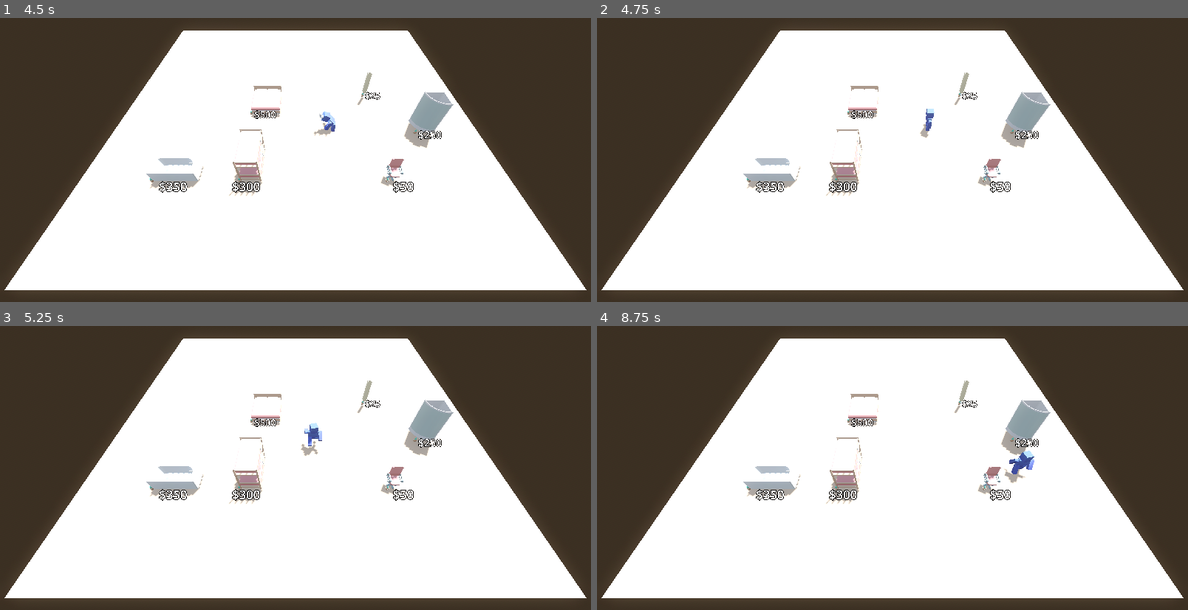
Above: before the commit, frames 1-4 (two rows, left to right).
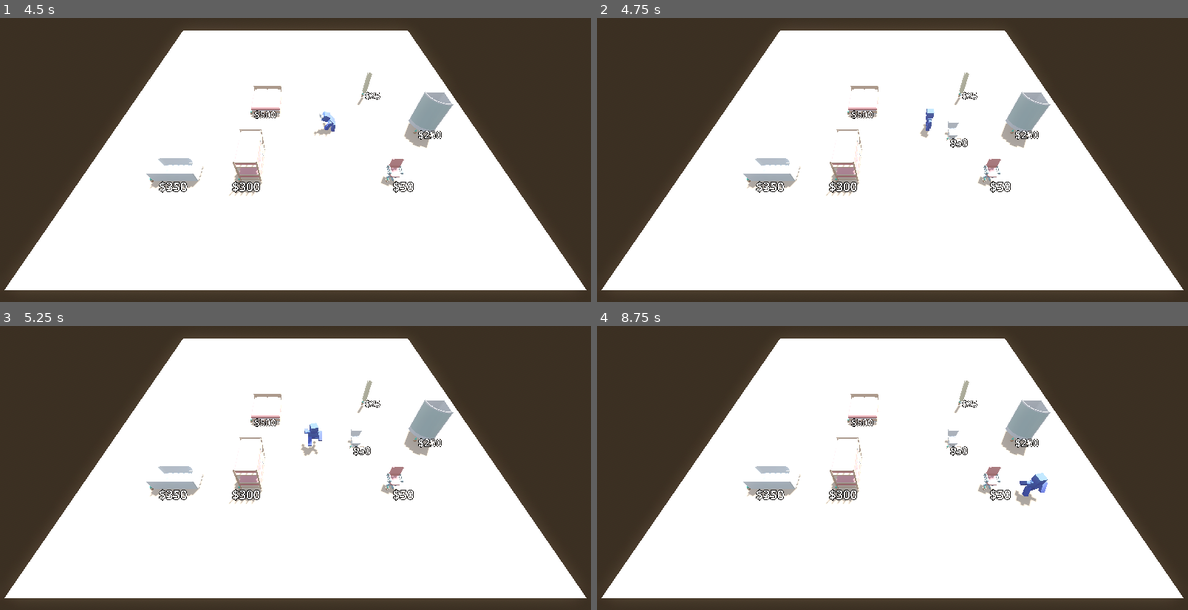
Above: after the commit, the same moments.

Repository: CamComDuck/HotelPrototype
Game: Godot game, scene res://room_builder/room_builder.tscn
The game is run twice, just before and just after one commit, with the same random seed, the same clock (stepped at 60 frames per second) and the same inputs.
Inputs:
- Up to frame 1 (4.5 s): tap Enter at 0.5 s; hold D (move_right) 0.53-1.28 s; tap E (interact) every 0.75 s from 0.6 to 4.35 s; hold S (move_back) 1.28-2.03 s; hold D (move_right) 2.03-2.78 s; hold W (move_forward) 2.78-3.53 s; hold A (move_left) from 3.53 s (still down)
- Up to frame 2 (4.75 s): keep holding A (move_left)
- Up to frame 3 (5.25 s): release A (move_left) at 5.03 s; hold S (move_back) from 5.03 s (still down); tap E (interact) at 5.1 s
- Up to frame 4 (8.75 s): release S (move_back) at 5.78 s; hold D (move_right) 5.78-6.53 s; tap E (interact) every 0.75 s from 5.85 to 8.1 s; hold W (move_forward) 6.53-7.28 s; hold D (move_right) 7.28-8.03 s; hold S (move_back) from 8.03 s (still down)

Frame 1 is identical in both runs. In frame 2, 0.1% of the frame differs, in the area x 58-63%, y 36-46%; in frame 3, 0.1%; in frame 4, 0.7%, in the area x 58-77%, y 36-64%.

Commit message:
Add placing furniture functionality to RoomBuilder

Diff:
--- a/project/character/character.gd
+++ b/project/character/character.gd
@@ -1,11 +1,12 @@
 class_name Character
 extends CharacterBody3D
 
-signal furniture_placed (furniture_placed : Furniture, position_placed : Vector3)
+signal furniture_placed (furniture_placed : FurnitureType, position_placed : Vector3)
 
 const SPEED := 20.0
 
 var interacting_furniture : Furniture
+var carrying_furniture : FurnitureType
 var last_direction : Vector3
 var allow_movement := true
 
@@ -25,7 +26,7 @@
 		interacting_furniture = null
 
 	if Input.is_action_just_pressed("interact"):
-		if interacting_furniture != null:
+		if interacting_furniture != null and carrying_furniture == null:
 			figurine.play_animation("pick-up")
 			allow_movement = false
 			await figurine.animation_finished
@@ -36,6 +37,8 @@
 			hand_model.scale = Vector3(0.5, 0.5, 0.5)
 			carrying_marker.add_child(hand_model)
 			figurine.play_animation("holding-both")
+
+			carrying_furniture = interacting_furniture.furniture_type
 			interacting_furniture.queue_free()
 			interacting_furniture = null
 
@@ -45,9 +48,10 @@
 			await figurine.animation_finished
 
 			# Put furniture down
-			furniture_placed.emit(carrying_marker.get_child(0), global_position)
+			furniture_placed.emit(carrying_furniture, global_position)
 			carrying_marker.get_child(0).queue_free()
 			allow_movement = true
+			carrying_furniture = null
 
 
 func handle_movement(delta : float) -> void:
--- /dev/null
+++ b/project/room_builder/room_builder.gd
@@ -0,0 +1,13 @@
+class_name RoomBuilder
+extends Node3D
+
+var furniture := preload("res://furniture/furniture.tscn") as PackedScene
+
+
+func _on_character_furniture_placed(furniture_placed: FurnitureType, position_placed: Vector3) -> void:
+	var new_furniture := furniture.instantiate() as Furniture
+	new_furniture.furniture_type = furniture_placed
+
+	add_child(new_furniture)
+	new_furniture.global_position.x = position_placed.x + 5
+	new_furniture.global_position.z = position_placed.z + 5
--- a/project/room_builder/room_builder.tscn
+++ b/project/room_builder/room_builder.tscn
@@ -1,6 +1,7 @@
-[gd_scene load_steps=15 format=3 uid="uid://bbw1tk7vh0mdi"]
+[gd_scene load_steps=16 format=3 uid="uid://bbw1tk7vh0mdi"]
 
 [ext_resource type="PackedScene" uid="uid://b32me7mavfh1q" path="res://Furniture Kit/floorFull.fbx" id="1_2stwj"]
+[ext_resource type="Script" path="res://room_builder/room_builder.gd" id="1_rgx25"]
 [ext_resource type="PackedScene" uid="uid://dgcbkyv1gcac2" path="res://character/character.tscn" id="2_momfj"]
 [ext_resource type="PackedScene" uid="uid://8s2306vmkwf5" path="res://furniture/furniture.tscn" id="3_sdbeq"]
 [ext_resource type="Resource" uid="uid://cost0hs1vnhik" path="res://furniture/types/toilet.tres" id="4_rm1gh"]
@@ -28,6 +29,7 @@
 size = Vector3(120, 1, 145)
 
 [node name="RoomBuilder" type="Node3D"]
+script = ExtResource("1_rgx25")
 
 [node name="WorldEnvironment" type="WorldEnvironment" parent="."]
 environment = SubResource("Environment_105ws")
@@ -77,3 +79,5 @@
 [node name="Furniture5" parent="." instance=ExtResource("3_sdbeq")]
 transform = Transform3D(1, 0, 0, 0, 1, 0, 0, 0, 1, 26.2937, 1.36692, -15.0371)
 furniture_type = ExtResource("8_lgmat")
+
+[connection signal="furniture_placed" from="Character" to="." method="_on_character_furniture_placed"]
